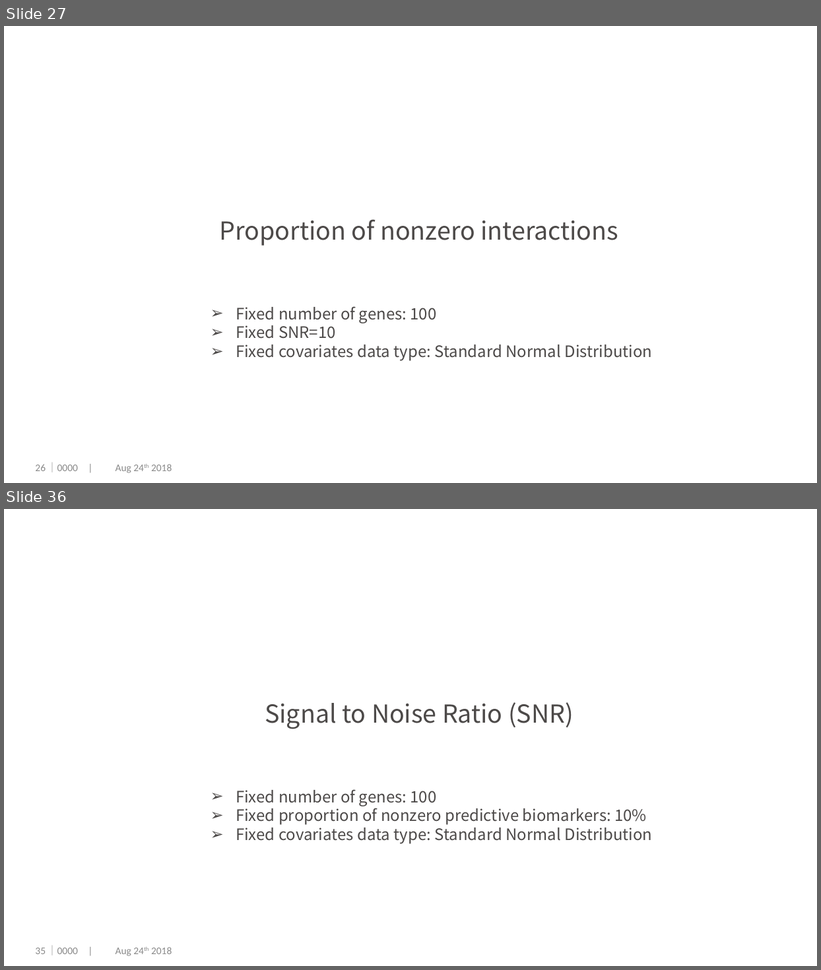
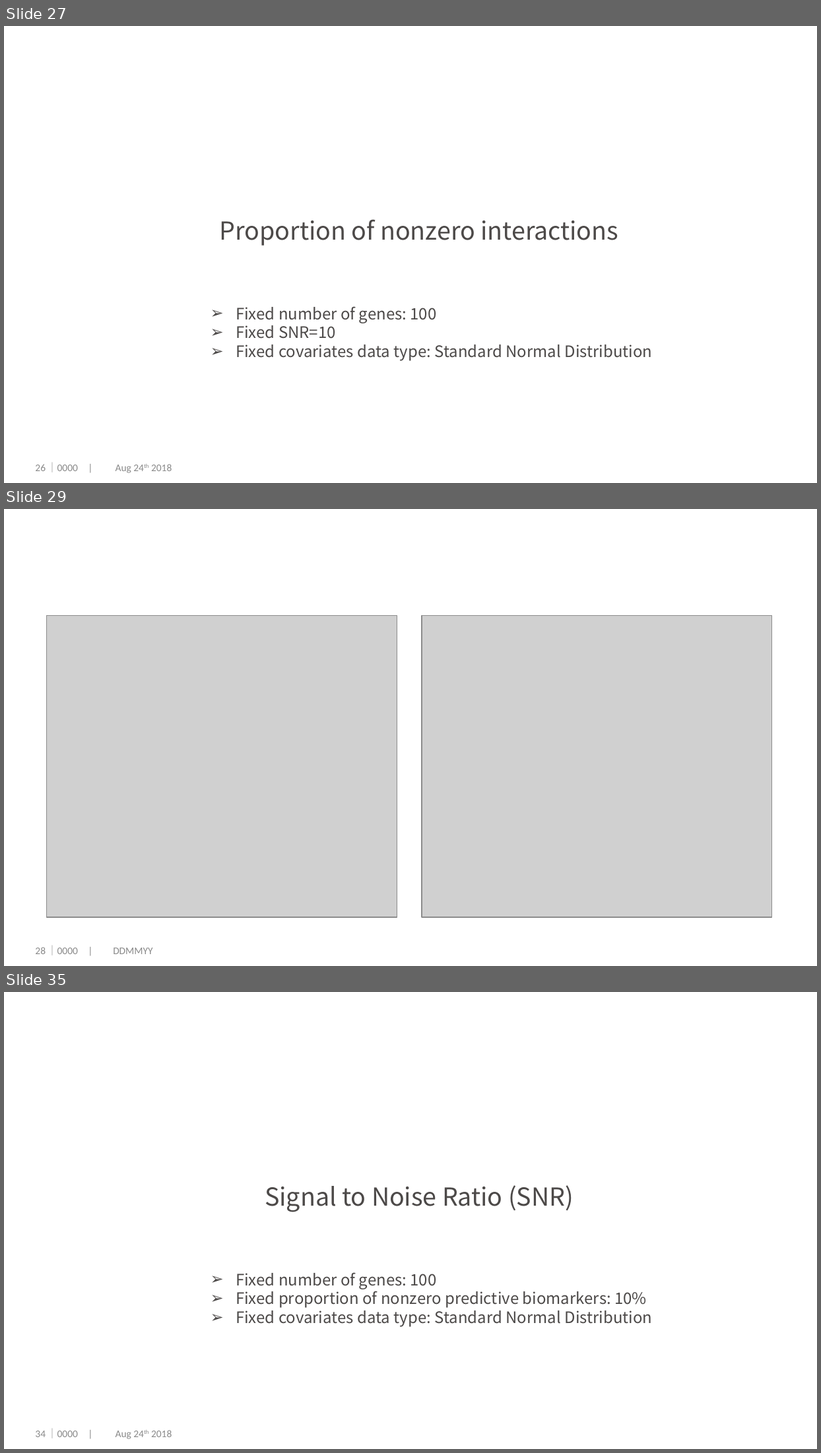
Before and after one commit to dengwx11/GroupLasso, a slide deck: manu & slides/Final.pptx. Shown one above the other, each under a label of ours: slides 27 and 36 before the commit, slides 27, 29 and 35 after it; the slides between them are not shown. The pictures are 821x970 and 821x1453 pixels, drawn with LibreOffice and Linux fonts; fonts in the diff are those of the drawing; grey boxes stand for pictures; background and template pictures are left out. Boxes give left, top, right and bottom in pixels: in the first picture for what was removed or moved away, otherwise in the second. Text is boxed around its words. In the diff, an @@ line names an element or a change of style, - is before the commit and + after.

```diff
--- a/manu & slides/Final.pptx
+++ b/manu & slides/Final.pptx
@@ slide 29 added at box(4, 509, 817, 966), background #FFFFFF @@
@@ picture added at box(47, 615, 397, 917) @@
@@ picture added at box(422, 615, 772, 917) @@
@@ page number added at box(35, 947, 46, 955), 9 pt, text #898989 @@
+28
@@ text added at box(47, 946, 152, 955), 9 pt, text #898989 @@
+｜0000 | DDMMYY
@@ what was slide 36 is now slide 35 @@
@@ page number at box(35, 1431, 46, 1438): text changed @@
-35
+34
```
Also in this commit, not shown: 4 slides changed, 2 other slides added, 4 slides removed.
